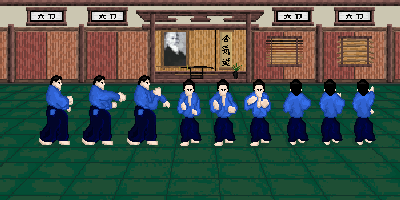
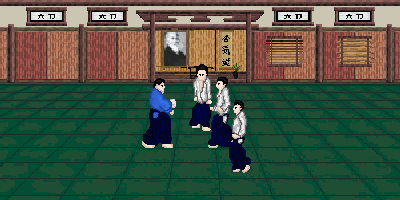
The second 400 × 200 image is a revision of the first. Changes to its layers:
added layer "uke.png" (1st of 2) above "uke.png" over [44, 64, 376, 173]
added layer "uke.png" (2nd of 2) above "Paint Layer 1(pasted)" over [38, 64, 376, 173]
added layer "Paint Layer 1(pasted)" above "27.png" over [38, 64, 272, 173]
added layer "27.png" above "Paint Layer 4 Merged" over [136, 77, 200, 150]
hid "Paint Layer 4 Merged" (1st of 4), painted on it over [38, 64, 376, 173]
painted on "background Merged" over [38, 64, 376, 173]
